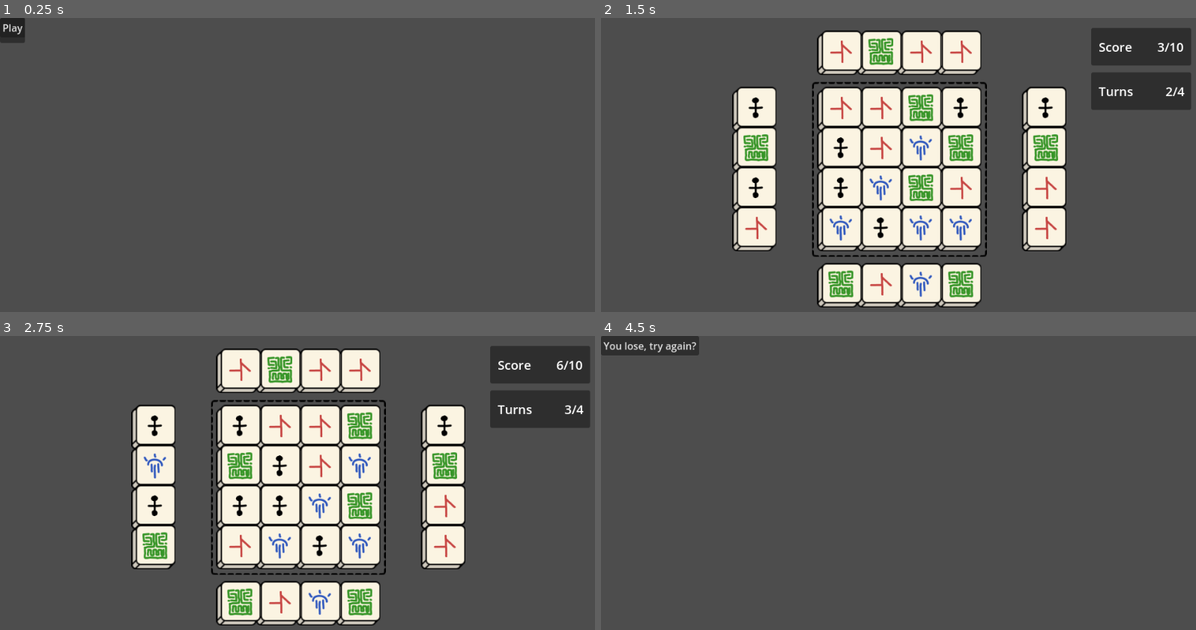
Above: before the commit, frames 1-4 (two rows, left to right).
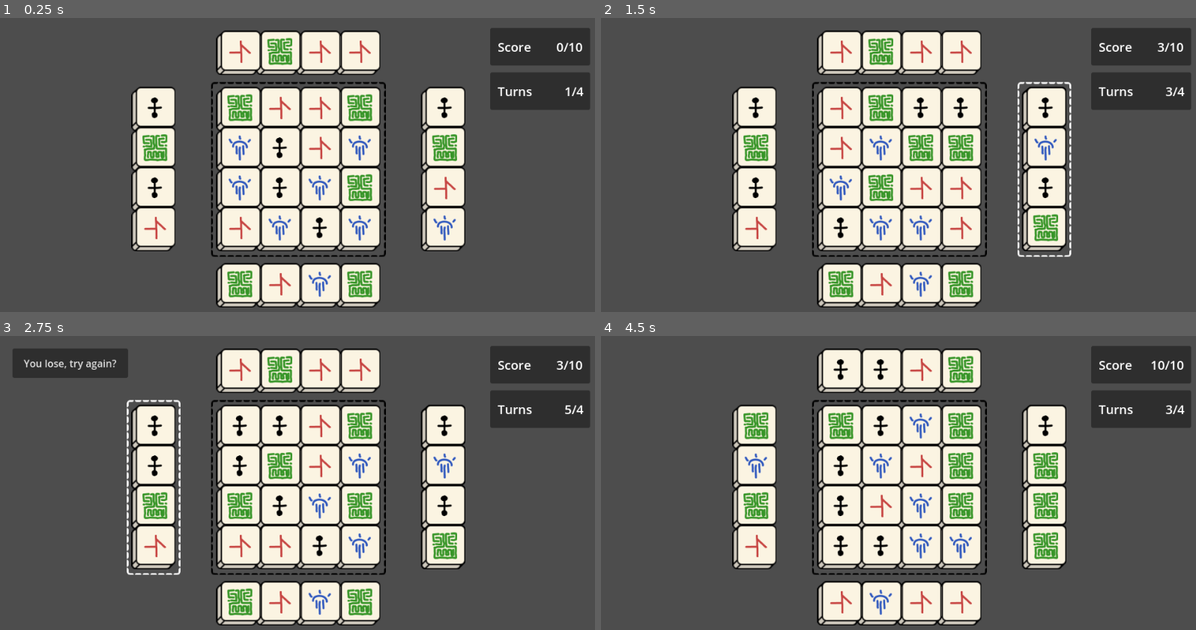
Above: after the commit, the same moments.

Repository: craigmjohnston/ld55
Game: Godot game, scene res://scenes/main.tscn
The game is run twice, just before and just after one commit, with the same random seed, the same clock (stepped at 60 frames per second) and the same inputs.
Inputs (mouse positions are in pixels of both pictures, inside the frame that each line leads up to):
- Up to frame 1 (0.25 s): no input
- Up to frame 2 (1.5 s): click (612, 26) at 0.5 s, where only the run before the commit has a clickable "Play"; tap Enter at 1.25 s; move the mouse to (1035, 153) at 1.27 s; hold Right (right_upnext) from 1.28 s (still down); hold Space (new_tile) from 1.28 s (still down); click (1035, 153) at 1.42 s
- Up to frame 3 (2.75 s): move the mouse to (178, 500) at 2.02 s; release Right (right_upnext) at 2.03 s; release Space (new_tile) at 2.03 s; hold Left (left_upnext) from 2.03 s (still down); tap Space (new_tile) at 2.1 s; click (178, 500) at 2.17 s
- Up to frame 4 (4.5 s): release Left (left_upnext) at 2.75 s; click (672, 362) at 2.75 s, where only the run after the commit has a clickable "You lose, try again?"; tap Enter at 3.5 s; move the mouse to (958, 421) at 3.52 s; hold Right (right_upnext) 3.53-4.28 s; hold Space (new_tile) 3.53-4.28 s; click (958, 421) at 3.67 s; move the mouse to (868, 544) at 4.27 s; hold Down (bottom_upnext) from 4.28 s (still down); tap Space (new_tile) at 4.35 s; click (868, 544) at 4.42 s

The runs differ from the first frame. In frame 1, 36% of the frame differs, in the area x 0-100%, y 0-99%; in frame 2, 3.9%; in frame 3, 5.4%; in frame 4, 36%.

Commit message:
UI polish, clickable upnexts

Diff:
--- /dev/null
+++ b/prefabs/upnextborder.tscn
@@ -0,0 +1,24 @@
+[gd_scene load_steps=4 format=3 uid="uid://cn5oi6a8qcbrf"]
+
+[ext_resource type="Script" path="res://scenes/Border.gd" id="1_fyuxe"]
+[ext_resource type="Texture2D" uid="uid://chstyfehyesn2" path="res://assets/sprites/upnext-border-vertical.png" id="2_jv2gc"]
+
+[sub_resource type="RectangleShape2D" id="RectangleShape2D_p10be"]
+size = Vector2(103, 298)
+
+[node name="Border (Area2D)" type="Area2D" node_paths=PackedStringArray("sprite")]
+position = Vector2(-2, 98)
+disable_mode = 2
+script = ExtResource("1_fyuxe")
+sprite = NodePath("Sprite2D")
+
+[node name="CollisionShape2D" type="CollisionShape2D" parent="."]
+position = Vector2(1.5, 1)
+shape = SubResource("RectangleShape2D_p10be")
+
+[node name="Sprite2D" type="Sprite2D" parent="."]
+visible = false
+texture = ExtResource("2_jv2gc")
+
+[connection signal="mouse_entered" from="." to="." method="on_hover"]
+[connection signal="mouse_exited" from="." to="." method="on_unhover"]
--- /dev/null
+++ b/scenes/Border.gd
@@ -0,0 +1,9 @@
+extends Node
+
+@export var sprite: Sprite2D
+
+func on_hover():
+	sprite.visible = true
+
+func on_unhover():
+	sprite.visible = false
--- a/scenes/game.tscn
+++ b/scenes/game.tscn
@@ -1,8 +1,9 @@
-[gd_scene load_steps=4 format=3 uid="uid://difl85lx3ufmj"]
+[gd_scene load_steps=5 format=3 uid="uid://difl85lx3ufmj"]
 
 [ext_resource type="Script" path="res://scripts/Board.gd" id="1_5ruee"]
 [ext_resource type="PackedScene" uid="uid://d26auvxl1bkiw" path="res://prefabs/tile.tscn" id="2_quhus"]
 [ext_resource type="Texture2D" uid="uid://8bm53lry53kp" path="res://assets/sprites/border.png" id="3_2a31h"]
+[ext_resource type="PackedScene" uid="uid://cn5oi6a8qcbrf" path="res://prefabs/upnextborder.tscn" id="4_xvynl"]
 
 [node name="GameScene" type="Node"]
 
@@ -24,12 +25,16 @@
 max_dimensions = Vector2i(1, 10)
 tile_size = Vector2(128, 128)
 
+[node name="Border (Area2D)" parent="UpNextLeft" instance=ExtResource("4_xvynl")]
+
 [node name="UpNextRight" type="Node2D" parent="."]
 position = Vector2(200, -128)
 script = ExtResource("1_5ruee")
 tile_scn = ExtResource("2_quhus")
 max_dimensions = Vector2i(1, 10)
 tile_size = Vector2(128, 128)
+
+[node name="Border (Area2D)" parent="UpNextRight" instance=ExtResource("4_xvynl")]
 
 [node name="UpNextTop" type="Node2D" parent="."]
 position = Vector2(2.08165e-12, -90)
@@ -38,9 +43,22 @@
 max_dimensions = Vector2i(10, 1)
 tile_size = Vector2(128, 128)
 
+[node name="Border (Area2D)" parent="UpNextTop" instance=ExtResource("4_xvynl")]
+position = Vector2(95, 2.08165e-12)
+rotation = 1.5708
+
 [node name="UpNextBottom" type="Node2D" parent="."]
 position = Vector2(2.08165e-12, 282)
 script = ExtResource("1_5ruee")
 tile_scn = ExtResource("2_quhus")
 max_dimensions = Vector2i(10, 1)
 tile_size = Vector2(128, 128)
+
+[node name="Border (Area2D)" parent="UpNextBottom" instance=ExtResource("4_xvynl")]
+position = Vector2(95, 4)
+rotation = 1.5708
+
+[connection signal="input_event" from="UpNextLeft/Border (Area2D)" to="UpNextLeft" method="on_input_event"]
+[connection signal="input_event" from="UpNextRight/Border (Area2D)" to="UpNextRight" method="on_input_event"]
+[connection signal="input_event" from="UpNextTop/Border (Area2D)" to="UpNextTop" method="on_input_event"]
+[connection signal="input_event" from="UpNextBottom/Border (Area2D)" to="UpNextBottom" method="on_input_event"]
--- a/scenes/lose.tscn
+++ b/scenes/lose.tscn
@@ -3,11 +3,14 @@
 [ext_resource type="Script" path="res://scripts/LoseManager.gd" id="1_d3p0q"]
 
 [node name="Lose" type="Node2D"]
+position = Vector2(-480, -240)
 script = ExtResource("1_d3p0q")
 
 [node name="TryAgainButton" type="Button" parent="."]
-offset_right = 8.0
-offset_bottom = 8.0
+offset_left = 20.0
+offset_top = 20.0
+offset_right = 205.0
+offset_bottom = 67.0
 text = "You lose, try again?"
 
 [connection signal="pressed" from="TryAgainButton" to="." method="on_try_again_clicked"]
--- a/scenes/title.tscn
+++ b/scenes/title.tscn
@@ -1,18 +1,22 @@
-[gd_scene load_steps=2 format=3 uid="uid://cdqi1jp2u3n6c"]
+[gd_scene load_steps=3 format=3 uid="uid://cdqi1jp2u3n6c"]
 
 [ext_resource type="Script" path="res://scripts/TitleManager.gd" id="1_30n4y"]
+[ext_resource type="Texture2D" uid="uid://cdb7l48jx3prv" path="res://assets/sprites/title.png" id="2_8t27j"]
 
 [node name="Title" type="Node2D"]
 script = ExtResource("1_30n4y")
 
-[node name="ItemList" type="ItemList" parent="."]
-offset_right = 40.0
-offset_bottom = 40.0
-
-[node name="Button" type="Button" parent="ItemList"]
-layout_mode = 0
-offset_right = 8.0
-offset_bottom = 8.0
+[node name="Button" type="Button" parent="."]
+offset_left = 797.0
+offset_top = 379.0
+offset_right = 937.0
+offset_bottom = 454.0
 text = "Play"
 
-[connection signal="pressed" from="ItemList/Button" to="." method="on_play_clicked"]
+[node name="Sprite2D" type="Sprite2D" parent="."]
+position = Vector2(224, 137)
+texture = ExtResource("2_8t27j")
+
+[node name="Sprite2D2" type="Sprite2D" parent="."]
+
+[connection signal="pressed" from="Button" to="." method="on_play_clicked"]
--- a/scripts/Board.gd
+++ b/scripts/Board.gd
@@ -1,6 +1,8 @@
 extends Node2D
 
 class_name Board
+
+signal clicked
 
 @export var tile_scn: PackedScene
 @export var max_dimensions: Vector2i
@@ -191,3 +193,8 @@
 		pos.y < max_dimensions.y &&
 		arr[pos.x][pos.y] != null &&
 		arr[pos.x][pos.y].suit == suit)
+
+func on_input_event(viewport: Node, event: InputEvent, shape_idx: int):
+	if event is InputEventMouseButton:
+		if event.pressed && event.button_index == MOUSE_BUTTON_LEFT:
+			clicked.emit()
--- a/scripts/Game Manager.gd
+++ b/scripts/Game Manager.gd
@@ -38,39 +38,47 @@
 	start()
 
 func _input(event):
-	#if event.is_action_pressed("new_tile"):
-		#start()
+	if game_over: return
+	if event.is_action_pressed("right_upnext"):
+		upnext_right_chosen()
+	if event.is_action_pressed("left_upnext"):
+		upnext_left_chosen()
+	if event.is_action_pressed("top_upnext"):
+		upnext_top_chosen()
+	if event.is_action_pressed("bottom_upnext"):
+		upnext_bottom_chosen()
 
-	if game_over: return
+func upnext_right_chosen():
+	if !upnext_right.enabled || game_over:
+		return
+	var upnext = upnext_right.get_column(0)
+	chosen_direction = Board.SIDE.RIGHT
+	board.add_column(upnext, true)
+	end_turn()
 
-	if event.is_action_pressed("right_upnext"):
-		if !upnext_right.enabled:
-			return
-		var upnext = upnext_right.get_column(0)
-		chosen_direction = Board.SIDE.RIGHT
-		board.add_column(upnext, true)
-		end_turn()
-	if event.is_action_pressed("left_upnext"):
-		if !upnext_left.enabled:
-			return
-		var upnext = upnext_left.get_column(0)
-		chosen_direction = Board.SIDE.LEFT
-		board.add_column(upnext, false)
-		end_turn()
-	if event.is_action_pressed("top_upnext"):
-		if !upnext_top.enabled:
-			return
-		var upnext = upnext_top.get_row(0)
-		chosen_direction = Board.SIDE.TOP
-		board.add_row(upnext, false)
-		end_turn()
-	if event.is_action_pressed("bottom_upnext"):
-		if !upnext_bottom.enabled:
-			return
-		var upnext = upnext_bottom.get_row(0)
-		chosen_direction = Board.SIDE.BOTTOM
-		board.add_row(upnext, true)
-		end_turn()
+func upnext_left_chosen():
+	if !upnext_left.enabled || game_over:
+		return
+	var upnext = upnext_left.get_column(0)
+	chosen_direction = Board.SIDE.LEFT
+	board.add_column(upnext, false)
+	end_turn()
+
+func upnext_top_chosen():
+	if !upnext_top.enabled || game_over:
+		return
+	var upnext = upnext_top.get_row(0)
+	chosen_direction = Board.SIDE.TOP
+	board.add_row(upnext, false)
+	end_turn()
+
+func upnext_bottom_chosen():
+	if !upnext_bottom.enabled || game_over:
+		return
+	var upnext = upnext_bottom.get_row(0)
+	chosen_direction = Board.SIDE.BOTTOM
+	board.add_row(upnext, true)
+	end_turn()
 
 func start():
 	game_over = false
@@ -85,9 +93,16 @@
 
 	board = current_game_scene.get_node("Board")
 	upnext_left = current_game_scene.get_node("UpNextLeft")
+	upnext_left.clicked.connect(upnext_left_chosen)
+
 	upnext_right = current_game_scene.get_node("UpNextRight")
+	upnext_right.clicked.connect(upnext_right_chosen)
+
 	upnext_top = current_game_scene.get_node("UpNextTop")
+	upnext_top.clicked.connect(upnext_top_chosen)
+
 	upnext_bottom = current_game_scene.get_node("UpNextBottom")
+	upnext_bottom.clicked.connect(upnext_bottom_chosen)
 
 	# generate the main board
 	var tiles = generate_tiles(board.max_dimensions.x, board.max_dimensions.y)
--- a/scripts/SceneManager.gd
+++ b/scripts/SceneManager.gd
@@ -6,31 +6,33 @@
 @export var winScene: PackedScene
 
 var currentScn: Node
+var overlayScn: Node
 
 func _ready():
-	var scn = titleScene.instantiate()
-	add_child(scn)
-	scn.play_clicked.connect(on_title_play_clicked)
-	currentScn = scn
+	start_game()
+	#var scn = titleScene.instantiate()
+	#add_child(scn)
+	#scn.play_clicked.connect(on_title_play_clicked)
+	#currentScn = scn
 
 func on_title_play_clicked():
 	start_game()
 
 func on_lose():
-	if currentScn != null:
-		currentScn.queue_free()
+	#if currentScn != null:
+		#currentScn.queue_free()
 	var scn = loseScene.instantiate()
 	add_child(scn)
 	scn.try_again_clicked.connect(on_try_again_clicked)
-	currentScn = scn
+	overlayScn = scn
 
 func on_win():
-	if currentScn != null:
-		currentScn.queue_free()
+	#if currentScn != null:
+		#currentScn.queue_free()
 	var scn = winScene.instantiate()
 	add_child(scn)
 	scn.try_again_clicked.connect(on_try_again_clicked)
-	currentScn = scn
+	overlayScn = scn
 
 func on_try_again_clicked():
 	start_game()
@@ -38,6 +40,8 @@
 func start_game():
 	if currentScn != null:
 		currentScn.queue_free()
+	if overlayScn != null:
+		overlayScn.queue_free()
 	var scn = gameplayScene.instantiate()
 	add_child(scn)
 	var mgr = scn.get_node("Game Manager")
Binary file added: assets/sprites/title.png
Not shown, added: assets/sprites/title.png.import
Binary file added: assets/sprites/upnext-border-vertical.png
Not shown, added: assets/sprites/upnext-border-vertical.png.import
